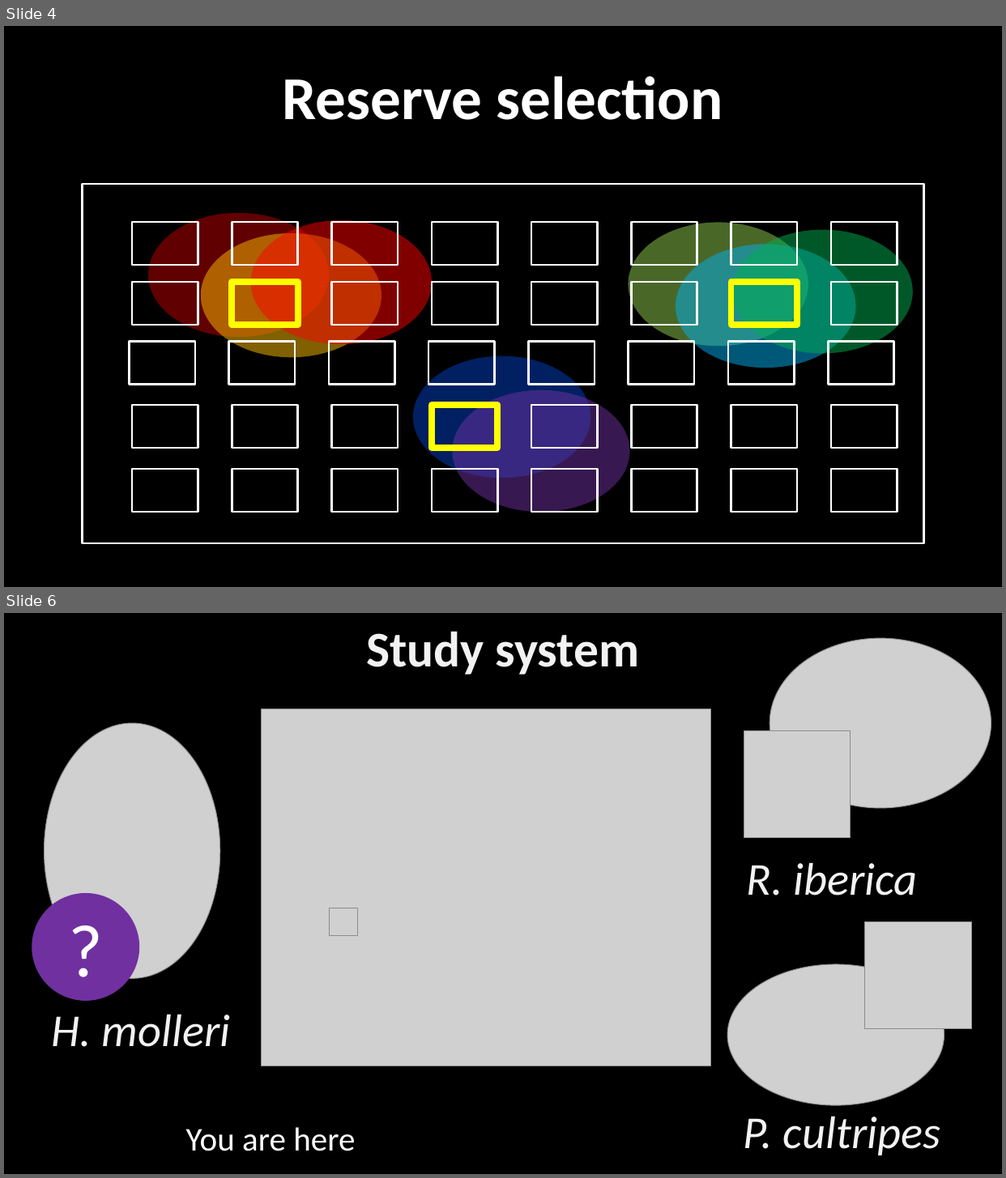
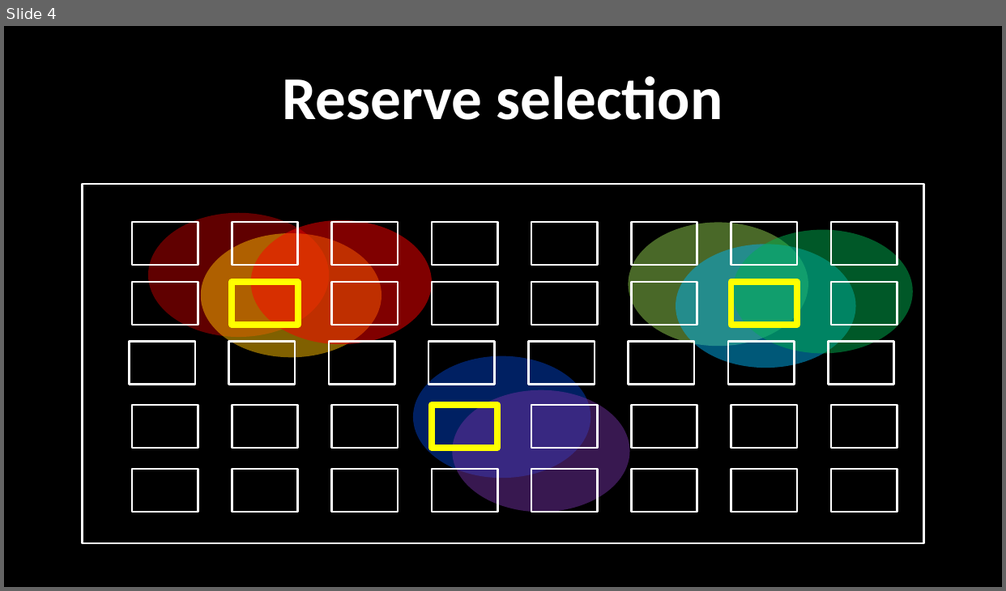
Before and after one commit to jeffreyhanson/abstracts-and-slides, a slide deck: seminars/EEF-presentation-02-08-2019/jeffrey-hanson-eff-slides.pptx. Shown one above the other, each under a label of ours: slides 4 and 6 before the commit, slide 4 after it; the slides between them are not shown. The pictures are 1006x1178 and 1006x591 pixels, drawn with LibreOffice and Linux fonts; fonts in the diff are those of the drawing; grey boxes stand for pictures. Boxes give left, top, right and bottom in pixels: in the first picture for what was removed or moved away, otherwise in the second. Text is boxed around its words. In the diff, an @@ line names an element or a change of style, - is before the commit and + after.

```diff
--- a/seminars/EEF-presentation-02-08-2019/jeffrey-hanson-eff-slides.pptx
+++ b/seminars/EEF-presentation-02-08-2019/jeffrey-hanson-eff-slides.pptx
@@ slide 6 removed at (4, 613, 1002, 1174), background #000000 @@
@@ title removed at (366, 631, 640, 675) @@
-Study system
@@ picture removed at (769, 638, 991, 808) @@
@@ picture removed at (261, 709, 710, 1067) @@
@@ picture removed at (44, 723, 220, 978) @@
@@ picture removed at (744, 730, 850, 837) @@
@@ text removed at (747, 862, 918, 896) @@
-R. iberica
@@ ellipse removed at (32, 894, 139, 1001) @@
-?
@@ picture removed at (330, 908, 357, 935) @@
@@ picture removed at (865, 922, 972, 1029) @@
@@ picture removed at (727, 965, 944, 1105) @@
@@ text removed at (52, 1014, 231, 1047) @@
-H. molleri
@@ text removed at (744, 1116, 940, 1156) @@
-P. cultripes
@@ text removed at (186, 1127, 355, 1152) @@
-You are here
```
Also in this commit, not shown: 4 slides changed, 9 slides added, 4 other slides removed.
